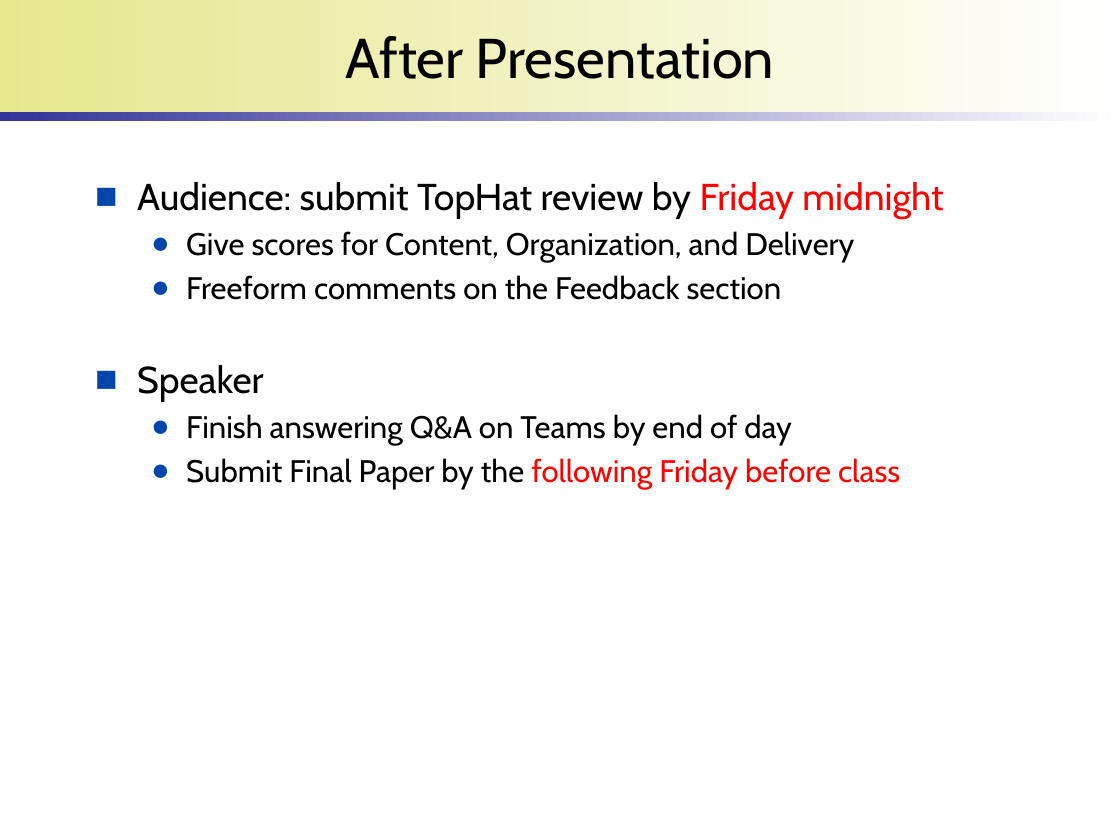
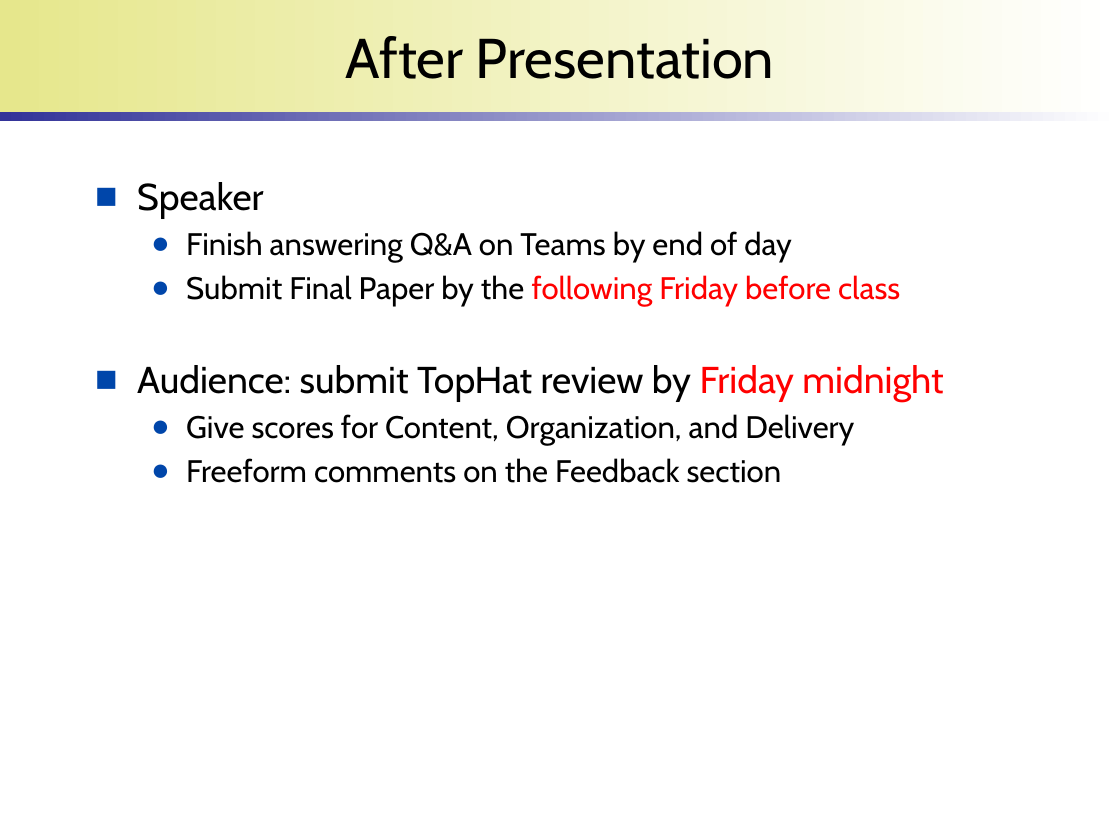
Before and after one commit to wonsunahn/Capstone_Fall2022, a slide deck: slide 10 of lectures/introduction-internship.pptx. Drawn at 1120x840 pixels with LibreOffice and Linux fonts; fonts in the diff are those of the drawing; background and template pictures are left out. Boxes give left, top, right and bottom in pixels: in the first picture for what was removed or moved away, otherwise in the second. Text is boxed around its words. In the diff, an @@ line names an element or a change of style, - is before the commit and + after.

```diff
--- a/lectures/introduction-internship.pptx
+++ b/lectures/introduction-internship.pptx
@@ text at [137, 182, 900, 306]: paragraphs added @@
+■ Speaker
+  ● Finish answering Q&A on Teams by end of day
+  ● Submit Final Paper by the following Friday before class
@@ text at [137, 365, 900, 489]: paragraphs removed @@
-■ Speaker
-  ● Finish answering Q&A on Teams by end of day
-  ● Submit Final Paper by the following Friday before class
```
Also in this commit, not shown: 1 other slide changed.
